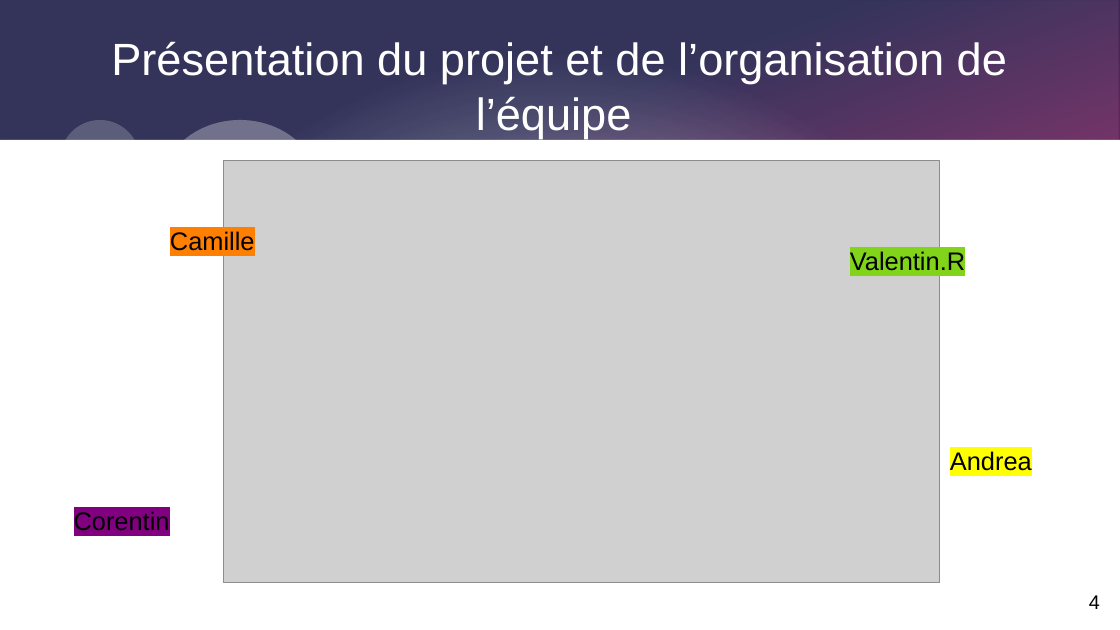
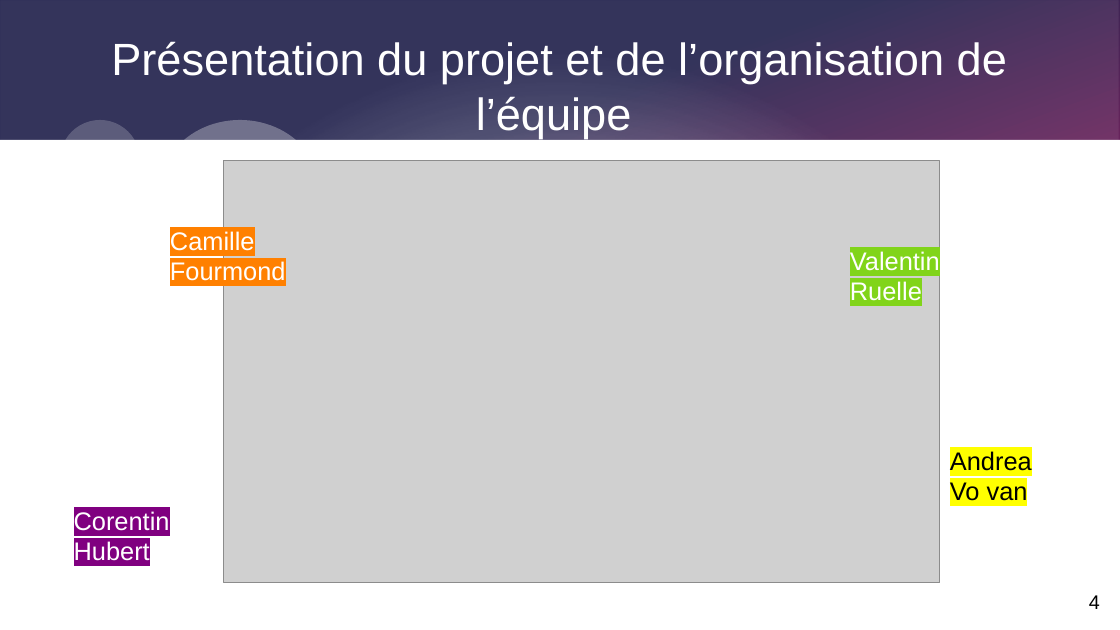
Before and after one commit to Corentinh2/PROJET_GESTIONNAIRE_DE_CHARGE, a slide deck: slide 4 of Diapo_revue1_projet.odp. Drawn at 1120x630 pixels with LibreOffice and Linux fonts; fonts in the diff are those of the drawing; grey boxes stand for pictures. Boxes give left, top, right and bottom in pixels: in the first picture for what was removed or moved away, otherwise in the second. Text is boxed around its words. In the diff, an @@ line names an element or a change of style, - is before the commit and + after.

```diff
--- a/Diapo_revue1_projet.odp
+++ b/Diapo_revue1_projet.odp
@@ text at (170,231,286,281): text changed; text colour #000000 to #FFFFFF @@
-Camille
+Camille Fourmond
@@ text at (850,251,940,301): text changed; text colour #000000 to #FFFFFF @@
-Valentin.R
+Valentin
+Ruelle
@@ text at (950,480,1028,506): paragraph added @@
+Vo van
@@ text at (74,511,170,531): text colour #000000 to #FFFFFF in "Corentin" @@
@@ text at (74,541,150,561): paragraph added @@
+Hubert
```
Also in this commit, not shown: 6 other slides changed, 3 slides added, 1 slide removed, 5 other files.
